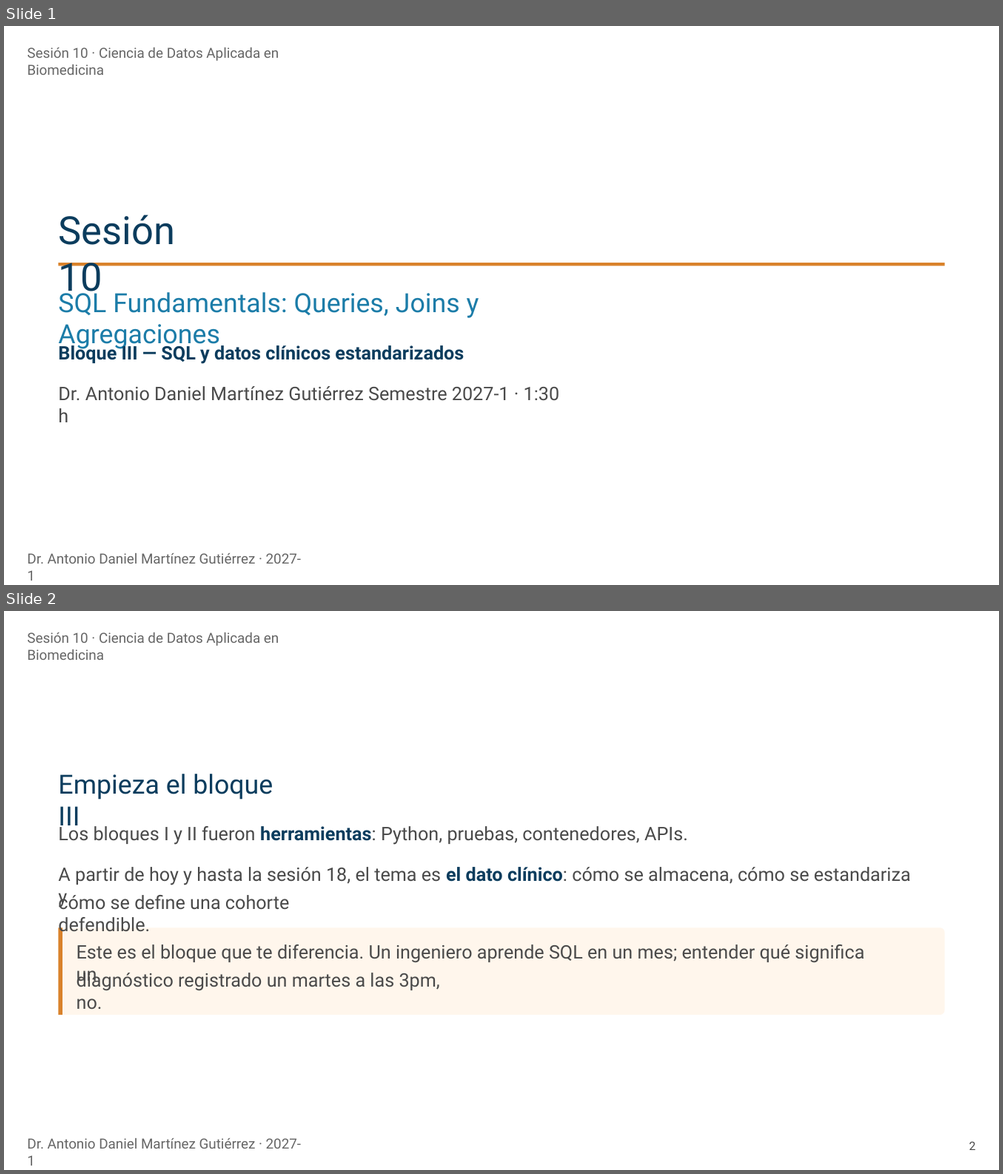
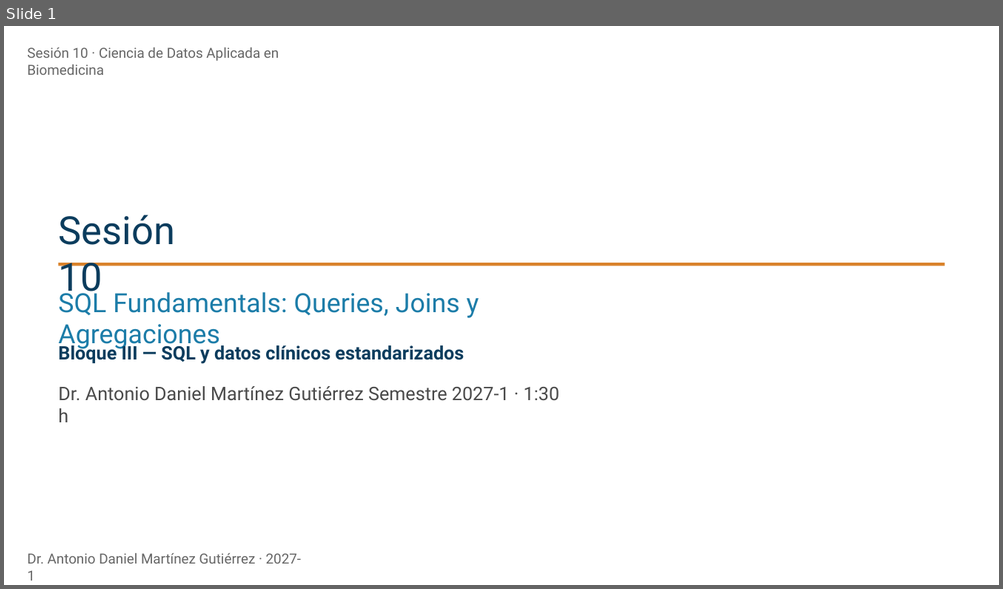
Before and after one commit to insomnium098/curso-ciencia-datos-2027-1, a slide deck: slides/s10-sql-fundamentals.pptx. Shown one above the other, each under a label of ours: slides 1 and 2 before the commit, slide 1 after it. The pictures are 1003x1174 and 1003x589 pixels, drawn with LibreOffice and Linux fonts; fonts in the diff are those of the drawing. Boxes give left, top, right and bottom in pixels: in the first picture for what was removed or moved away, otherwise in the second. Text is boxed around its words. In the diff, an @@ line names an element or a change of style, - is before the commit and + after.

```diff
--- a/slides/s10-sql-fundamentals.pptx
+++ b/slides/s10-sql-fundamentals.pptx
@@ slide 2 removed at box(4, 611, 999, 1170), background #FFFFFF @@
@@ freeform shape removed at box(4, 611, 999, 1170) @@
@@ text removed at box(27, 632, 279, 660) @@
-Sesión 10 · Ciencia de Datos Aplicada en Biomedicina
@@ text removed at box(58, 774, 273, 832) @@
-Empieza el bloque III
@@ text removed at box(58, 824, 688, 845) @@
-Los bloques I y II fueron herramientas: Python, pruebas, contenedores, APIs.
@@ text removed at box(58, 867, 910, 886) @@
-A partir de hoy y hasta la sesión 18, el tema es el dato clínico: cómo se almacena, cómo se estandariza y
@@ text removed at box(58, 893, 290, 936) @@
-cómo se deﬁne una cohorte defendible.
@@ freeform shape removed at box(59, 928, 62, 1015) @@
@@ freeform shape removed at box(61, 928, 945, 1015) @@
@@ text removed at box(77, 945, 864, 963) @@
-Este es el bloque que te diferencia. Un ingeniero aprende SQL en un mes; entender qué signiﬁca un
@@ text removed at box(77, 971, 440, 1010) @@
-diagnóstico registrado un martes a las 3pm, no.
@@ text removed at box(27, 1139, 301, 1166) @@
-Dr. Antonio Daniel Martínez Gutiérrez · 2027-1
@@ text removed at box(969, 1142, 976, 1150) @@
-2
```
Also in this commit, not shown: 3 other files.
